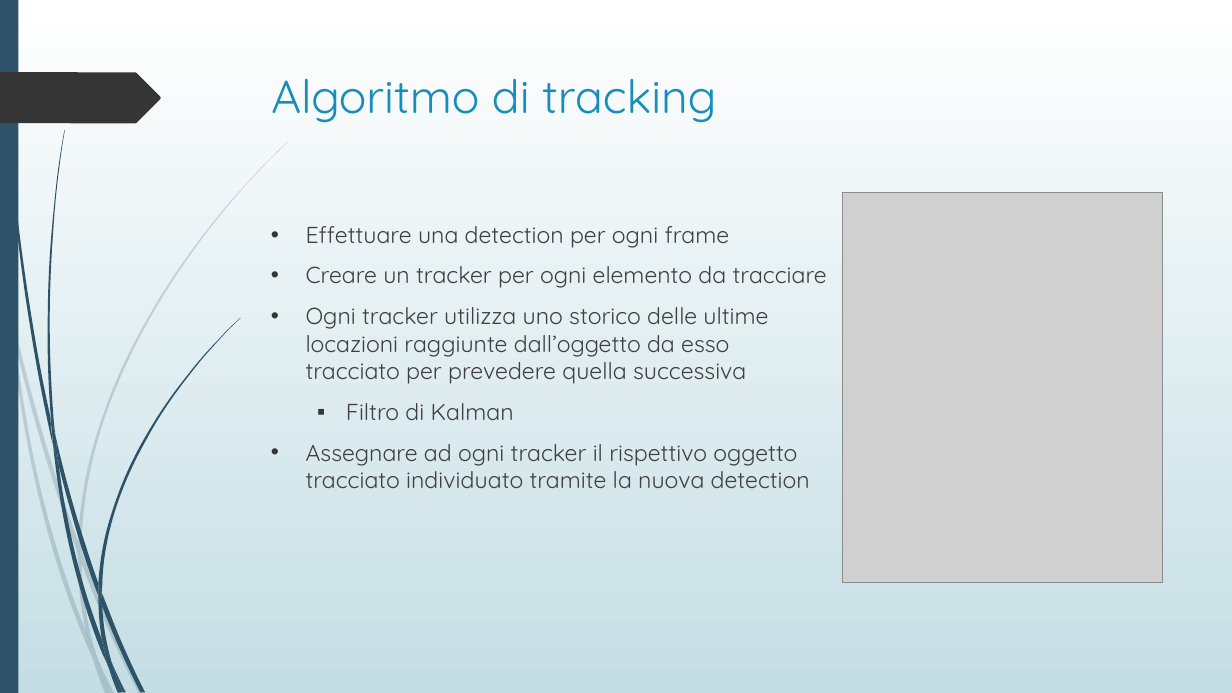
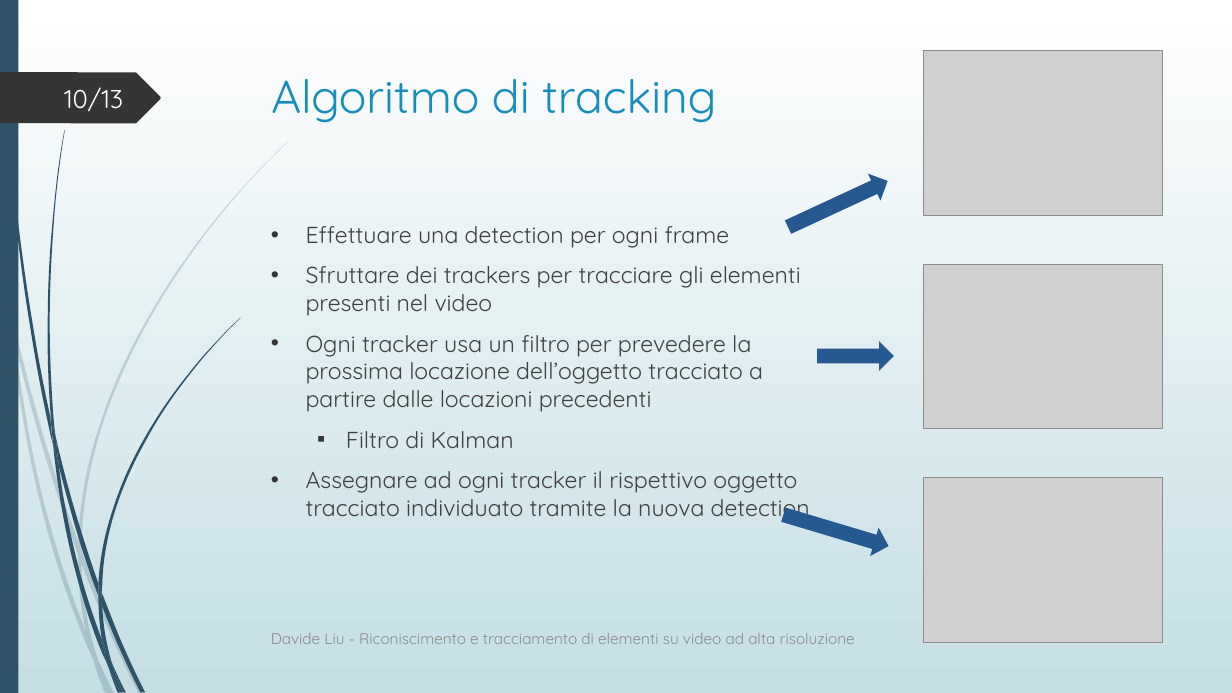
Before and after one commit to davide97l/Tesi-Laurea-Triennale, a slide deck: slide 10 of presentazione_tesi.pptx. Drawn at 1232x693 pixels with LibreOffice and Linux fonts; fonts in the diff are those of the drawing; grey boxes stand for pictures. Boxes give left, top, right and bottom in pixels: in the first picture for what was removed or moved away, otherwise in the second. Text is boxed around its words. In the diff, an @@ line names an element or a change of style, - is before the commit and + after.

```diff
--- a/presentazione_tesi.pptx
+++ b/presentazione_tesi.pptx
@@ picture added at box(923, 51, 1163, 215) @@
@@ page number added at box(64, 87, 123, 112), 20 pt, text #FEFFFF @@
+10/13
@@ right arrow added at box(782, 168, 894, 241), fill #265991 @@
@@ picture removed at box(843, 192, 1163, 582) @@
@@ text at box(306, 266, 801, 412): text changed @@
-• Creare un tracker per ogni elemento da tracciare
-• Ogni tracker utilizza uno storico delle ultime locazioni raggiunte dall’oggetto da esso tracciato per prevedere quella successiva
+• Sfruttare dei trackers per tracciare gli elementi presenti nel video
+• Ogni tracker usa un filtro per prevedere la prossima locazione dell’oggetto tracciato a partire dalle locazioni precedenti
@@ picture added at box(923, 264, 1163, 429) @@
@@ right arrow added at box(817, 341, 894, 371), fill #265991 @@
@@ picture added at box(923, 478, 1163, 642) @@
@@ right arrow added at box(779, 501, 893, 560), fill #265991 @@
@@ text added at box(271, 633, 855, 644), 12 pt, text #8C8C8C @@
+Davide Liu - Riconiscimento e tracciamento di elementi su video ad alta risoluzione
```
Also in this commit, not shown: 12 other slides changed, 6 other files.
